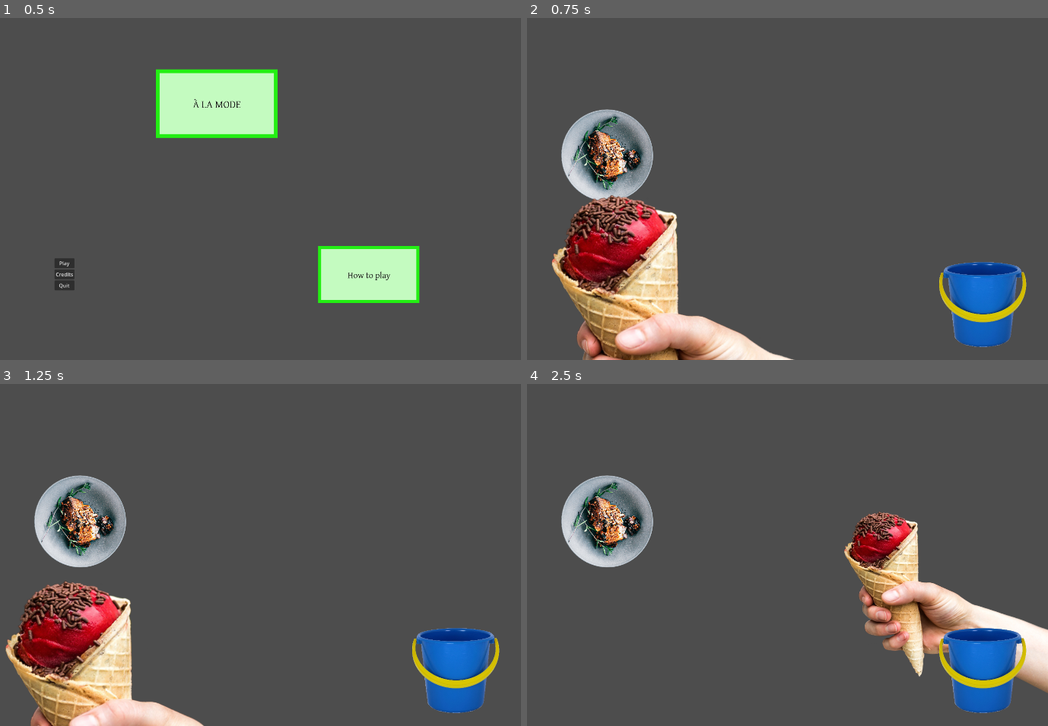
Above: before the commit, frames 1-4 (two rows, left to right).
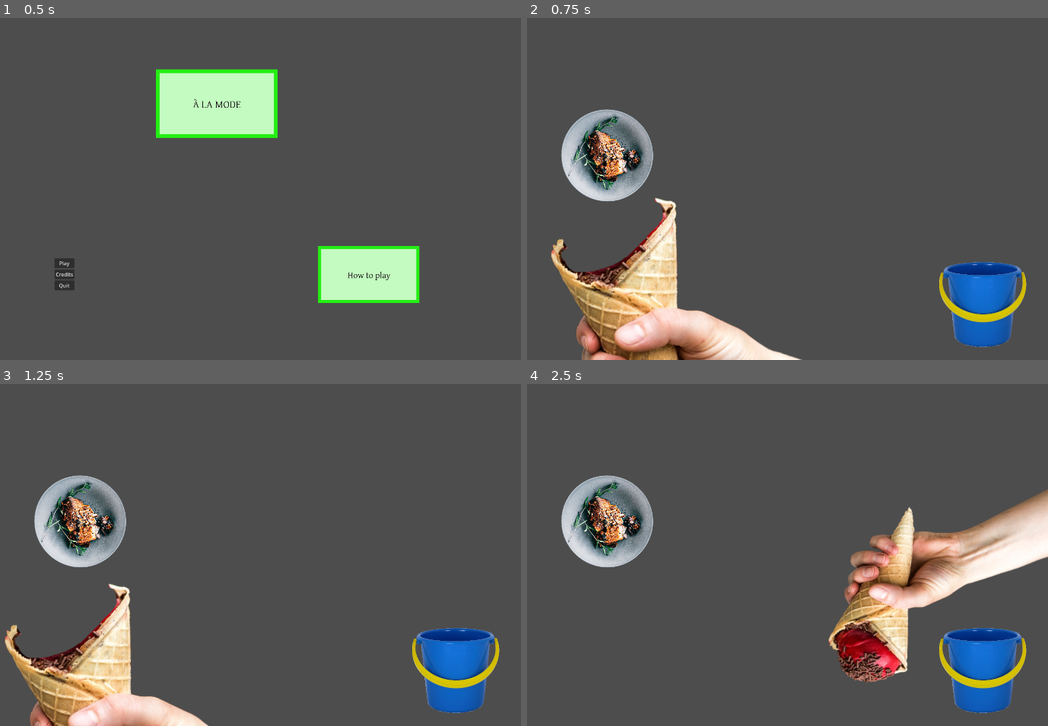
Above: after the commit, the same moments.

Repository: ScarpMetal/a-la-mode
Game: Godot game, scene res://scenes/main_menu.tscn
Two runs of this game, one before a commit and one after it. Both use one fixed random seed, a clock stepped at 60 frames per second and the inputs below.
Inputs (mouse positions are in pixels of both pictures, inside the frame that each line leads up to):
- Up to frame 1 (0.5 s): no input
- Up to frame 2 (0.75 s): click "Play" at 0.5 s
- Up to frame 3 (1.25 s): no input
- Up to frame 4 (2.5 s): click (980, 671) at 1.25 s; move the mouse to (876, 537) at 2.02 s; click (876, 537) at 2.1 s

Frame 1 is identical in both runs. In frame 2, 8.5% of the frame differs, in the area x 4-53%, y 51-100%; in frame 3, 7.3%; in frame 4, 14%, in the area x 57-100%, y 30-91%.

Commit message:
Scooping and dumping

Diff:
--- a/scenes/Arm.gd
+++ b/scenes/Arm.gd
@@ -30,6 +30,12 @@
 	)
 	scale = Vector2(scale_factor, scale_factor)
 
+	var currentNode: String = animationStateMachine.get_current_node()
+	match currentNode:
+		"idle":
+			if Input.is_action_just_pressed("left_mouse"):
+				animationStateMachine.travel("dumping_scoop")
+
 	move_and_slide()
 
 
@@ -43,5 +49,5 @@
 func _on_bucket_pressed() -> void:
 	var currentNode: String = animationStateMachine.get_current_node()
 	match currentNode:
-		"idle":
-			animationStateMachine.travel("dumping_scoop")
+		"idle_empty":
+			animationStateMachine.travel("scooping")
--- a/scenes/plating_screen.tscn
+++ b/scenes/plating_screen.tscn
@@ -1,11 +1,13 @@
-[gd_scene load_steps=18 format=3 uid="uid://ddlfij2ghida2"]
+[gd_scene load_steps=26 format=3 uid="uid://ddlfij2ghida2"]
 
 [ext_resource type="Script" path="res://scenes/plating_screen.gd" id="1_ebmj5"]
 [ext_resource type="Script" path="res://scenes/Arm.gd" id="4_pca41"]
 [ext_resource type="Texture2D" uid="uid://o5tipy6ctuvy" path="res://assets/dishes/salmon.png" id="4_pi2bv"]
 [ext_resource type="Texture2D" uid="uid://co15l6n25h7ao" path="res://assets/arm-scooper.png" id="4_y3grb"]
 [ext_resource type="Texture2D" uid="uid://b02088s04jyde" path="res://assets/arm-scooper-flipped.png" id="6_7mufn"]
+[ext_resource type="Texture2D" uid="uid://ysh2fwhbkdve" path="res://assets/arm-scooper-empty.png" id="6_ft2iu"]
 [ext_resource type="Texture2D" uid="uid://ci7hidq471wwn" path="res://assets/bucket.png" id="6_nlkm8"]
+[ext_resource type="Texture2D" uid="uid://b77fjie6defs0" path="res://assets/arm-scooper-empty-flipped.png" id="7_vawaa"]
 
 [sub_resource type="CircleShape2D" id="CircleShape2D_7thja"]
 radius = 549.491
@@ -15,53 +17,102 @@
 tracks/0/type = "value"
 tracks/0/imported = false
 tracks/0/enabled = true
-tracks/0/path = NodePath("Sprite1:visible")
-tracks/0/interp = 1
-tracks/0/loop_wrap = true
-tracks/0/keys = {
-"times": PackedFloat32Array(0),
-"transitions": PackedFloat32Array(1),
-"update": 1,
-"values": [false]
-}
-tracks/1/type = "value"
-tracks/1/imported = false
-tracks/1/enabled = true
-tracks/1/path = NodePath("Sprite2:visible")
-tracks/1/interp = 1
-tracks/1/loop_wrap = true
-tracks/1/keys = {
-"times": PackedFloat32Array(0),
-"transitions": PackedFloat32Array(1),
-"update": 1,
-"values": [true]
+tracks/0/path = NodePath("IdleSprite:visible")
+tracks/0/interp = 1
+tracks/0/loop_wrap = true
+tracks/0/keys = {
+"times": PackedFloat32Array(0),
+"transitions": PackedFloat32Array(1),
+"update": 1,
+"values": [false]
+}
+tracks/1/type = "value"
+tracks/1/imported = false
+tracks/1/enabled = true
+tracks/1/path = NodePath("DumpingScoopSprite:visible")
+tracks/1/interp = 1
+tracks/1/loop_wrap = true
+tracks/1/keys = {
+"times": PackedFloat32Array(0),
+"transitions": PackedFloat32Array(1),
+"update": 1,
+"values": [true]
+}
+tracks/2/type = "value"
+tracks/2/imported = false
+tracks/2/enabled = true
+tracks/2/path = NodePath("IdleEmptySprite:visible")
+tracks/2/interp = 1
+tracks/2/loop_wrap = true
+tracks/2/keys = {
+"times": PackedFloat32Array(0),
+"transitions": PackedFloat32Array(1),
+"update": 1,
+"values": [false]
+}
+tracks/3/type = "value"
+tracks/3/imported = false
+tracks/3/enabled = true
+tracks/3/path = NodePath("ScoopingSprite:visible")
+tracks/3/interp = 1
+tracks/3/loop_wrap = true
+tracks/3/keys = {
+"times": PackedFloat32Array(0),
+"transitions": PackedFloat32Array(1),
+"update": 1,
+"values": [false]
 }
 
 [sub_resource type="Animation" id="Animation_85ht2"]
 resource_name = "dumping_scoop"
-tracks/0/type = "value"
-tracks/0/imported = false
-tracks/0/enabled = true
-tracks/0/path = NodePath("Sprite1:visible")
-tracks/0/interp = 1
-tracks/0/loop_wrap = true
-tracks/0/keys = {
-"times": PackedFloat32Array(0),
-"transitions": PackedFloat32Array(1),
-"update": 1,
-"values": [false]
-}
-tracks/1/type = "value"
-tracks/1/imported = false
-tracks/1/enabled = true
-tracks/1/path = NodePath("Sprite2:visible")
-tracks/1/interp = 1
-tracks/1/loop_wrap = true
-tracks/1/keys = {
-"times": PackedFloat32Array(0),
-"transitions": PackedFloat32Array(1),
-"update": 1,
-"values": [true]
+length = 0.5
+tracks/0/type = "value"
+tracks/0/imported = false
+tracks/0/enabled = true
+tracks/0/path = NodePath("IdleSprite:visible")
+tracks/0/interp = 1
+tracks/0/loop_wrap = true
+tracks/0/keys = {
+"times": PackedFloat32Array(0),
+"transitions": PackedFloat32Array(1),
+"update": 1,
+"values": [false]
+}
+tracks/1/type = "value"
+tracks/1/imported = false
+tracks/1/enabled = true
+tracks/1/path = NodePath("DumpingScoopSprite:visible")
+tracks/1/interp = 1
+tracks/1/loop_wrap = true
+tracks/1/keys = {
+"times": PackedFloat32Array(0),
+"transitions": PackedFloat32Array(1),
+"update": 1,
+"values": [true]
+}
+tracks/2/type = "value"
+tracks/2/imported = false
+tracks/2/enabled = true
+tracks/2/path = NodePath("IdleEmptySprite:visible")
+tracks/2/interp = 1
+tracks/2/loop_wrap = true
+tracks/2/keys = {
+"times": PackedFloat32Array(0),
+"transitions": PackedFloat32Array(1),
+"update": 1,
+"values": [false]
+}
+tracks/3/type = "value"
+tracks/3/imported = false
+tracks/3/enabled = true
+tracks/3/path = NodePath("ScoopingSprite:visible")
+tracks/3/interp = 1
+tracks/3/loop_wrap = true
+tracks/3/keys = {
+"times": PackedFloat32Array(0),
+"transitions": PackedFloat32Array(1),
+"update": 1,
+"values": [false]
 }
 
 [sub_resource type="Animation" id="Animation_y7mk3"]
@@ -70,22 +121,149 @@
 tracks/0/type = "value"
 tracks/0/imported = false
 tracks/0/enabled = true
-tracks/0/path = NodePath("Sprite1:visible")
-tracks/0/interp = 1
-tracks/0/loop_wrap = true
-tracks/0/keys = {
-"times": PackedFloat32Array(0),
-"transitions": PackedFloat32Array(1),
-"update": 1,
-"values": [true]
-}
-tracks/1/type = "value"
-tracks/1/imported = false
-tracks/1/enabled = true
-tracks/1/path = NodePath("Sprite2:visible")
-tracks/1/interp = 1
-tracks/1/loop_wrap = true
-tracks/1/keys = {
+tracks/0/path = NodePath("IdleSprite:visible")
+tracks/0/interp = 1
+tracks/0/loop_wrap = true
+tracks/0/keys = {
+"times": PackedFloat32Array(0),
+"transitions": PackedFloat32Array(1),
+"update": 1,
+"values": [true]
+}
+tracks/1/type = "value"
+tracks/1/imported = false
+tracks/1/enabled = true
+tracks/1/path = NodePath("DumpingScoopSprite:visible")
+tracks/1/interp = 1
+tracks/1/loop_wrap = true
+tracks/1/keys = {
+"times": PackedFloat32Array(0),
+"transitions": PackedFloat32Array(1),
+"update": 1,
+"values": [false]
+}
+tracks/2/type = "value"
+tracks/2/imported = false
+tracks/2/enabled = true
+tracks/2/path = NodePath("IdleEmptySprite:visible")
+tracks/2/interp = 1
+tracks/2/loop_wrap = true
+tracks/2/keys = {
+"times": PackedFloat32Array(0),
+"transitions": PackedFloat32Array(1),
+"update": 1,
+"values": [false]
+}
+tracks/3/type = "value"
+tracks/3/imported = false
+tracks/3/enabled = true
+tracks/3/path = NodePath("ScoopingSprite:visible")
+tracks/3/interp = 1
+tracks/3/loop_wrap = true
+tracks/3/keys = {
+"times": PackedFloat32Array(0),
+"transitions": PackedFloat32Array(1),
+"update": 1,
+"values": [false]
+}
+
+[sub_resource type="Animation" id="Animation_qjtlh"]
+resource_name = "idle_empty"
+tracks/0/type = "value"
+tracks/0/imported = false
+tracks/0/enabled = true
+tracks/0/path = NodePath("IdleEmptySprite:visible")
+tracks/0/interp = 1
+tracks/0/loop_wrap = true
+tracks/0/keys = {
+"times": PackedFloat32Array(0),
+"transitions": PackedFloat32Array(1),
+"update": 1,
+"values": [true]
+}
+tracks/1/type = "value"
+tracks/1/imported = false
+tracks/1/enabled = true
+tracks/1/path = NodePath("IdleSprite:visible")
+tracks/1/interp = 1
+tracks/1/loop_wrap = true
+tracks/1/keys = {
+"times": PackedFloat32Array(0),
+"transitions": PackedFloat32Array(1),
+"update": 1,
+"values": [false]
+}
+tracks/2/type = "value"
+tracks/2/imported = false
+tracks/2/enabled = true
+tracks/2/path = NodePath("DumpingScoopSprite:visible")
+tracks/2/interp = 1
+tracks/2/loop_wrap = true
+tracks/2/keys = {
+"times": PackedFloat32Array(0),
+"transitions": PackedFloat32Array(1),
+"update": 1,
+"values": [false]
+}
+tracks/3/type = "value"
+tracks/3/imported = false
+tracks/3/enabled = true
+tracks/3/path = NodePath("ScoopingSprite:visible")
+tracks/3/interp = 1
+tracks/3/loop_wrap = true
+tracks/3/keys = {
+"times": PackedFloat32Array(0),
+"transitions": PackedFloat32Array(1),
+"update": 1,
+"values": [false]
+}
+
+[sub_resource type="Animation" id="Animation_c1m28"]
+resource_name = "scooping"
+length = 0.5
+tracks/0/type = "value"
+tracks/0/imported = false
+tracks/0/enabled = true
+tracks/0/path = NodePath("ScoopingSprite:visible")
+tracks/0/interp = 1
+tracks/0/loop_wrap = true
+tracks/0/keys = {
+"times": PackedFloat32Array(0),
+"transitions": PackedFloat32Array(1),
+"update": 1,
+"values": [true]
+}
+tracks/1/type = "value"
+tracks/1/imported = false
+tracks/1/enabled = true
+tracks/1/path = NodePath("IdleSprite:visible")
+tracks/1/interp = 1
+tracks/1/loop_wrap = true
+tracks/1/keys = {
+"times": PackedFloat32Array(0),
+"transitions": PackedFloat32Array(1),
+"update": 1,
+"values": [false]
+}
+tracks/2/type = "value"
+tracks/2/imported = false
+tracks/2/enabled = true
+tracks/2/path = NodePath("IdleEmptySprite:visible")
+tracks/2/interp = 1
+tracks/2/loop_wrap = true
+tracks/2/keys = {
+"times": PackedFloat32Array(0),
+"transitions": PackedFloat32Array(1),
+"update": 1,
+"values": [false]
+}
+tracks/3/type = "value"
+tracks/3/imported = false
+tracks/3/enabled = true
+tracks/3/path = NodePath("DumpingScoopSprite:visible")
+tracks/3/interp = 1
+tracks/3/loop_wrap = true
+tracks/3/keys = {
 "times": PackedFloat32Array(0),
 "transitions": PackedFloat32Array(1),
 "update": 1,
@@ -96,7 +274,9 @@
 _data = {
 "RESET": SubResource("Animation_y5ysc"),
 "dumping_scoop": SubResource("Animation_85ht2"),
-"idle": SubResource("Animation_y7mk3")
+"idle": SubResource("Animation_y7mk3"),
+"idle_empty": SubResource("Animation_qjtlh"),
+"scooping": SubResource("Animation_c1m28")
 }
 
 [sub_resource type="AnimationNodeAnimation" id="AnimationNodeAnimation_gcitr"]
@@ -105,24 +285,41 @@
 [sub_resource type="AnimationNodeAnimation" id="AnimationNodeAnimation_btr16"]
 animation = &"idle"
 
-[sub_resource type="AnimationNodeStateMachineTransition" id="AnimationNodeStateMachineTransition_401yo"]
-advance_mode = 2
+[sub_resource type="AnimationNodeAnimation" id="AnimationNodeAnimation_bbxu1"]
+animation = &"idle_empty"
+
+[sub_resource type="AnimationNodeAnimation" id="AnimationNodeAnimation_ae1yv"]
+animation = &"scooping"
 
 [sub_resource type="AnimationNodeStateMachineTransition" id="AnimationNodeStateMachineTransition_n06tl"]
 advance_mode = 0
 
-[sub_resource type="AnimationNodeStateMachineTransition" id="AnimationNodeStateMachineTransition_7ram1"]
+[sub_resource type="AnimationNodeStateMachineTransition" id="AnimationNodeStateMachineTransition_mdgpp"]
+advance_mode = 2
+
+[sub_resource type="AnimationNodeStateMachineTransition" id="AnimationNodeStateMachineTransition_466ja"]
+advance_mode = 0
+
+[sub_resource type="AnimationNodeStateMachineTransition" id="AnimationNodeStateMachineTransition_q63nx"]
 switch_mode = 2
 advance_mode = 2
 
+[sub_resource type="AnimationNodeStateMachineTransition" id="AnimationNodeStateMachineTransition_3s7l5"]
+switch_mode = 2
+advance_mode = 2
+
 [sub_resource type="AnimationNodeStateMachine" id="AnimationNodeStateMachine_0mvhy"]
-states/Start/position = Vector2(118, 100)
+states/Start/position = Vector2(-58, 100)
 states/dumping_scoop/node = SubResource("AnimationNodeAnimation_gcitr")
-states/dumping_scoop/position = Vector2(419, 100)
+states/dumping_scoop/position = Vector2(242.25, 202)
 states/idle/node = SubResource("AnimationNodeAnimation_btr16")
-states/idle/position = Vector2(259, 100)
-transitions = ["Start", "idle", SubResource("AnimationNodeStateMachineTransition_401yo"), "idle", "dumping_scoop", SubResource("AnimationNodeStateMachineTransition_n06tl"), "dumping_scoop", "idle", SubResource("AnimationNodeStateMachineTransition_7ram1")]
-graph_offset = Vector2(0, -10.4754)
+states/idle/position = Vector2(412, 100)
+states/idle_empty/node = SubResource("AnimationNodeAnimation_bbxu1")
+states/idle_empty/position = Vector2(80.25, 100)
+states/scooping/node = SubResource("AnimationNodeAnimation_ae1yv")
+states/scooping/position = Vector2(242.25, 100)
+transitions = ["idle", "dumping_scoop", SubResource("AnimationNodeStateMachineTransition_n06tl"), "Start", "idle_empty", SubResource("AnimationNodeStateMachineTransition_mdgpp"), "idle_empty", "scooping", SubResource("AnimationNodeStateMachineTransition_466ja"), "scooping", "idle", SubResource("AnimationNodeStateMachineTransition_q63nx"), "dumping_scoop", "idle_empty", SubResource("AnimationNodeStateMachineTransition_3s7l5")]
+graph_offset = Vector2(-484.75, 39.2828)
 
 [node name="PlatingScreen" type="Node2D"]
 script = ExtResource("1_ebmj5")
@@ -149,16 +346,28 @@
 min_scale = 0.3
 max_scale = 0.7
 
-[node name="Sprite1" type="Sprite2D" parent="Arm"]
+[node name="IdleSprite" type="Sprite2D" parent="Arm"]
 visible = false
 position = Vector2(404.477, 480.793)
 scale = Vector2(2.53192, 2.39222)
 texture = ExtResource("4_y3grb")
 
-[node name="Sprite2" type="Sprite2D" parent="Arm"]
+[node name="DumpingScoopSprite" type="Sprite2D" parent="Arm"]
 position = Vector2(325.343, 420.645)
 scale = Vector2(4.9612, 4.65371)
 texture = ExtResource("6_7mufn")
+
+[node name="IdleEmptySprite" type="Sprite2D" parent="Arm"]
+visible = false
+position = Vector2(400.661, 461.714)
+scale = Vector2(2.532, 2.532)
+texture = ExtResource("6_ft2iu")
+
+[node name="ScoopingSprite" type="Sprite2D" parent="Arm"]
+visible = false
+position = Vector2(278.555, 423.556)
+scale = Vector2(2.532, 2.532)
+texture = ExtResource("7_vawaa")
 
 [node name="AnimationTree" type="AnimationTree" parent="Arm"]
 libraries = {
Binary file added: assets/arm-scooper-empty-flipped.png
Not shown, added: assets/arm-scooper-empty-flipped.png.import
Binary file added: assets/arm-scooper-empty.png
Not shown, added: assets/arm-scooper-empty.png.import
Not shown: 1 places in scenes/game.tscn that only renumber resources
Not shown: 1 places in scenes/main_menu.tscn that only renumber resources
Not shown: 1 places in scenes/pause_screen.tscn that only renumber resources
